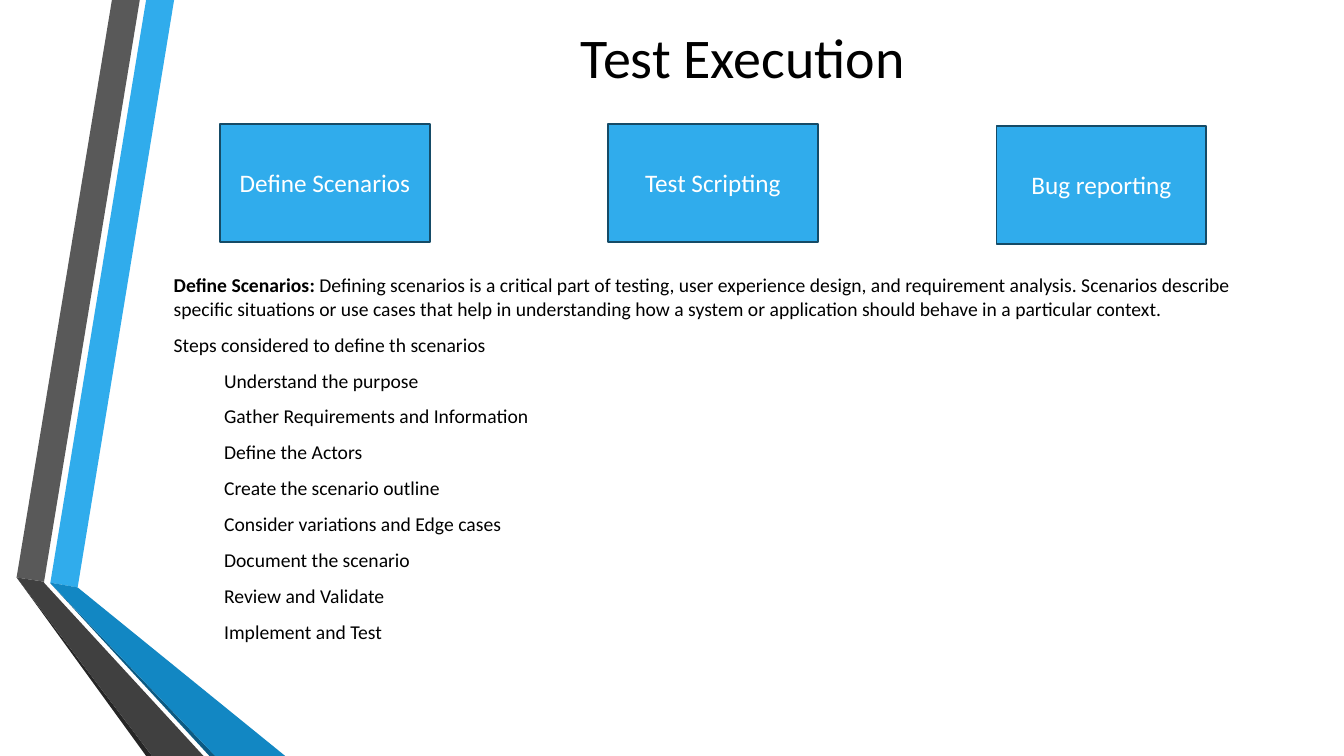
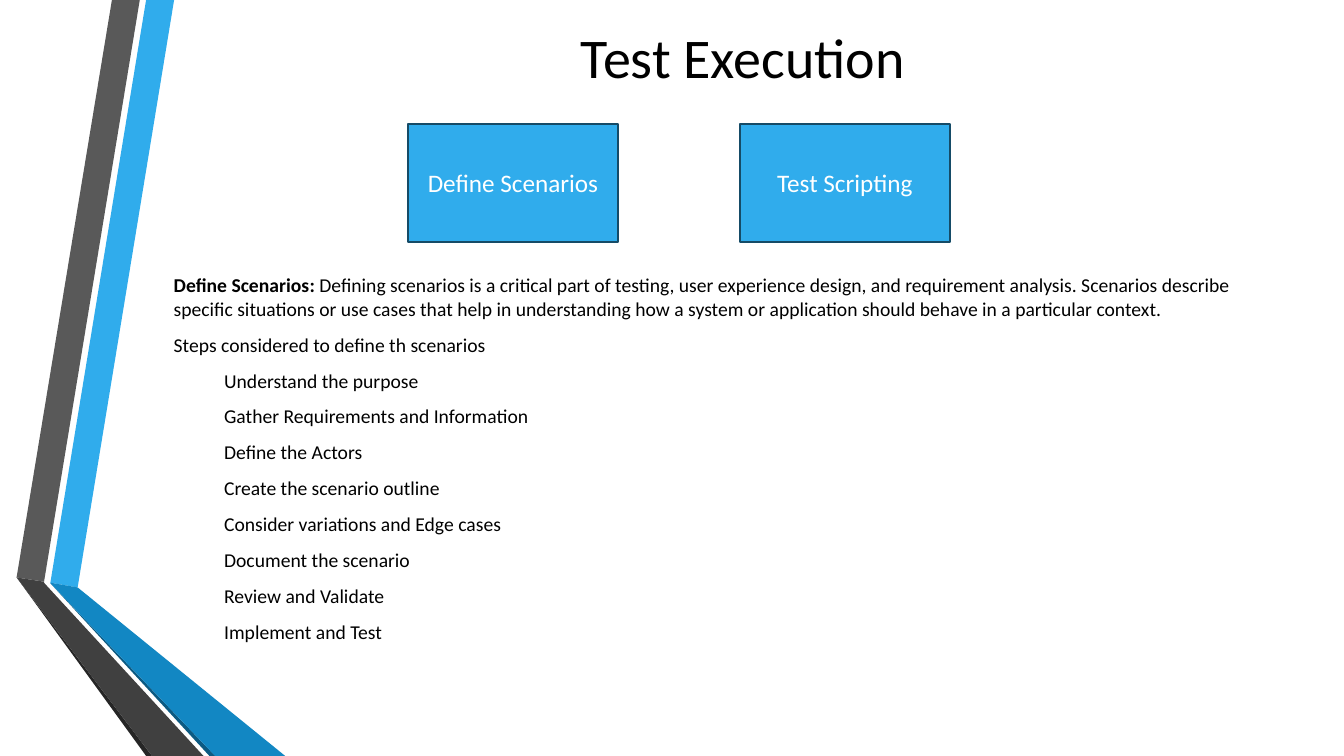
Before and after one commit to rohinitornal/riskpoint, a slide deck: slide 8 of SW Test Demo.pptx (slide 7 before the commit). Drawn at 1344x756 pixels with LibreOffice and Linux fonts; fonts in the diff are those of the drawing; background and template pictures are left out. Boxes give left, top, right and bottom in pixels: in the first picture for what was removed or moved away, otherwise in the second. Text is boxed around its words. In the diff, an @@ line names an element or a change of style, - is before the commit and + after.

```diff
--- a/SW Test Demo.pptx
+++ b/SW Test Demo.pptx
@@ rectangle "Define Scenarios": place and size @@
-rectangle "Define Scenarios" at (220,124,430,242)
+rectangle "Define Scenarios" at (408,124,618,242)
@@ rectangle "Test Scripting": place and size @@
-rectangle "Test Scripting" at (608,124,818,242)
+rectangle "Test Scripting" at (740,124,950,242)
@@ rectangle removed at (997,126,1207,244) @@
-Bug reporting
```
Also in this commit, not shown: 3 other slides changed, 2 slides added.
